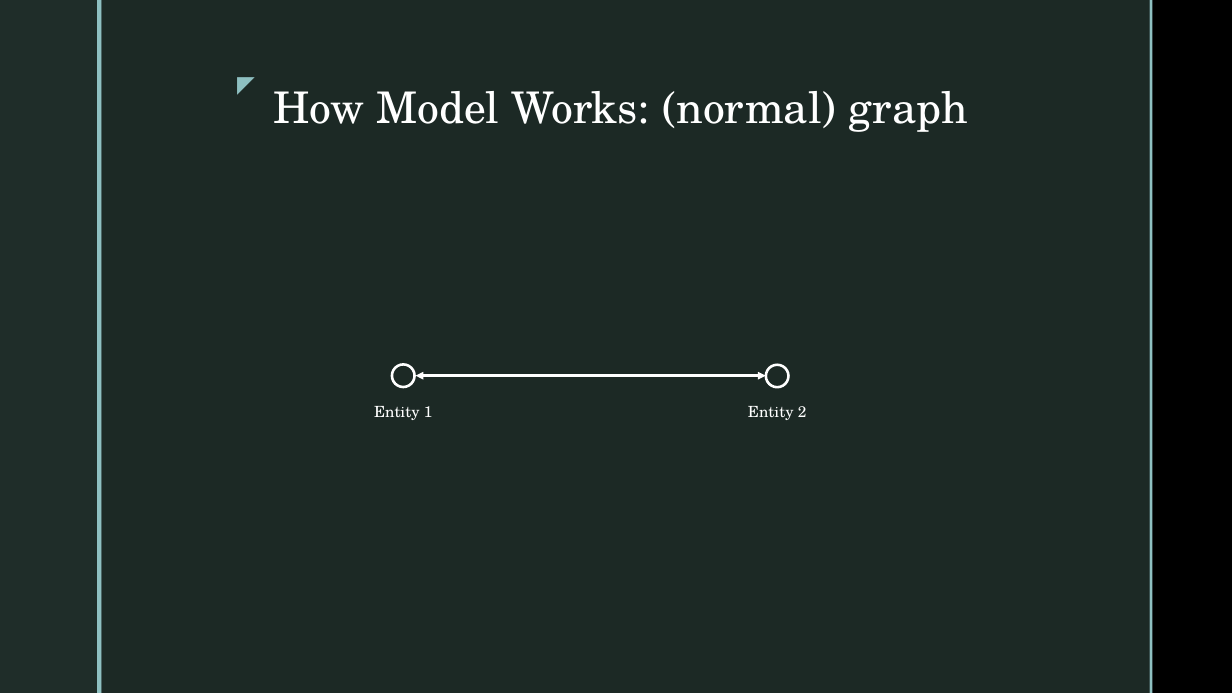
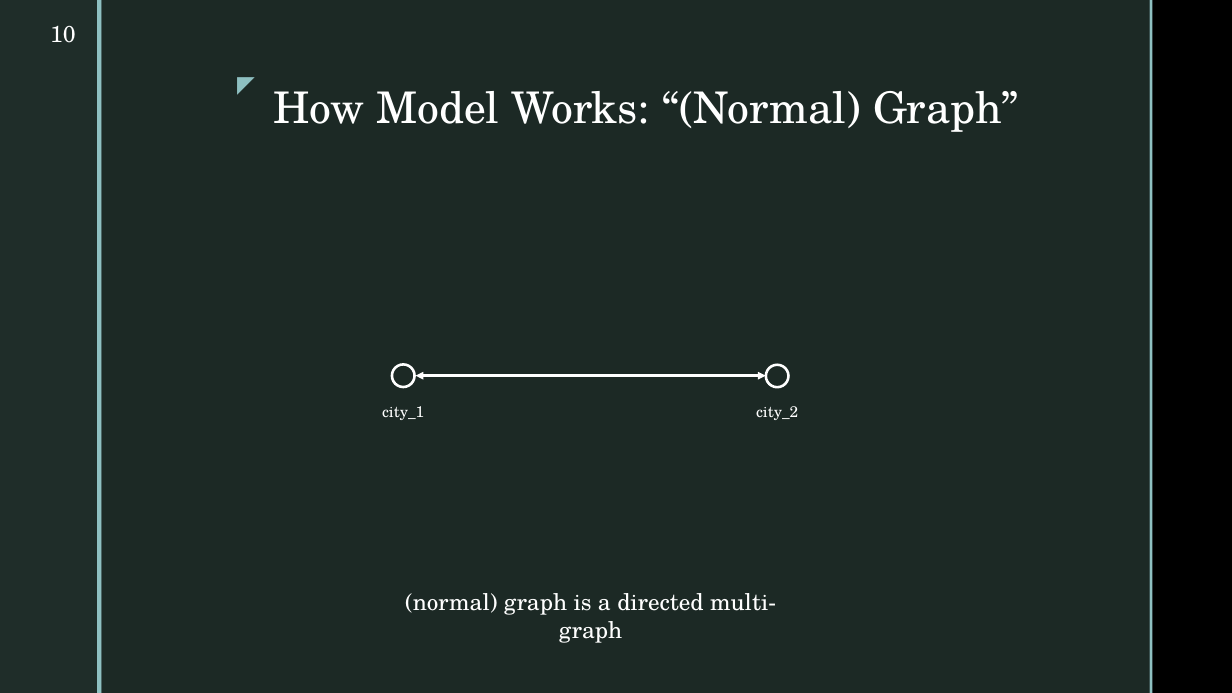
Before and after one commit to cmudrc/pied-piper, a slide deck: slide 10 of Other/Presentation/Presentation 01.pptx. Drawn at 1232x693 pixels with LibreOffice and Linux fonts; fonts in the diff are those of the drawing; background and template pictures are left out. Boxes give left, top, right and bottom in pixels: in the first picture for what was removed or moved away, otherwise in the second. Text is boxed around its words. In the diff, an @@ line names an element or a change of style, - is before the commit and + after.

```diff
--- a/Other/Presentation/Presentation 01.pptx
+++ b/Other/Presentation/Presentation 01.pptx
@@ page number added at <box>50,25,76,43</box>, 18 pt, text #FFFFFF @@
+10
@@ title at <box>273,91,1019,132</box>: text changed @@
-How Model Works: (normal) graph
+How Model Works: “(Normal) Graph”
@@ text at <box>382,406,424,420</box>: text changed @@
-Entity 1
+city_1
@@ text at <box>756,406,798,420</box>: text changed @@
-Entity 2
+city_2
@@ text added at <box>405,593,776,643</box>, 18 pt, text #FFFFFF @@
+(normal) graph is a directed multi-graph
```
Also in this commit, not shown: 9 other slides changed, 8 slides added, 5 other files.
